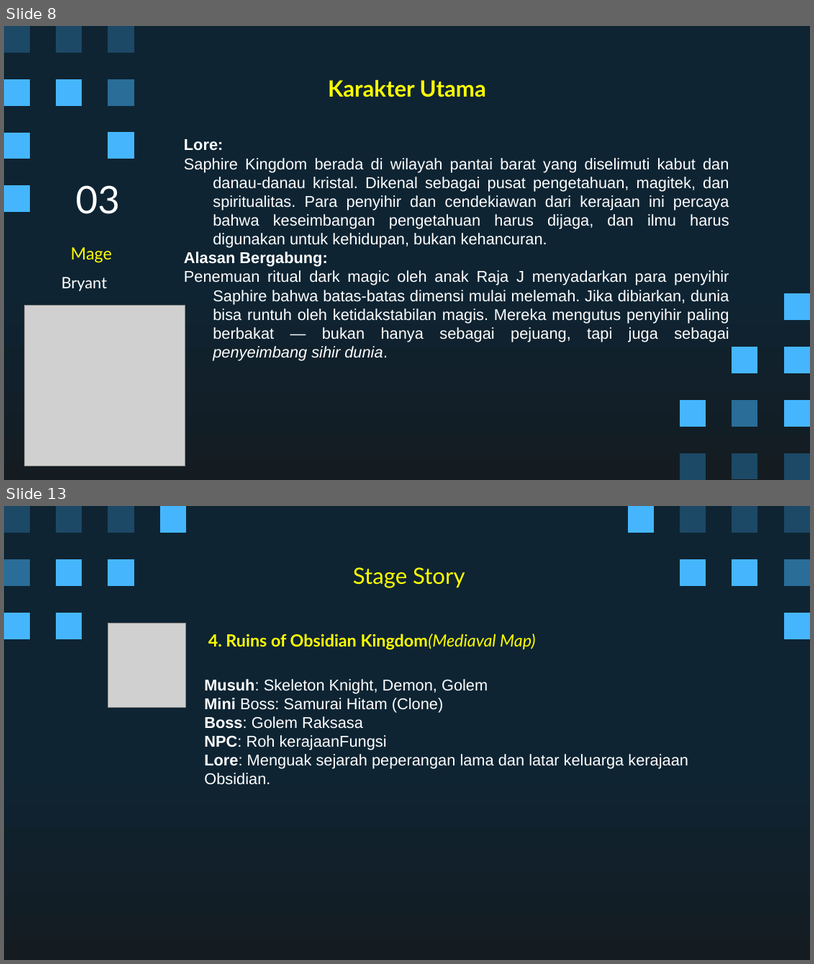
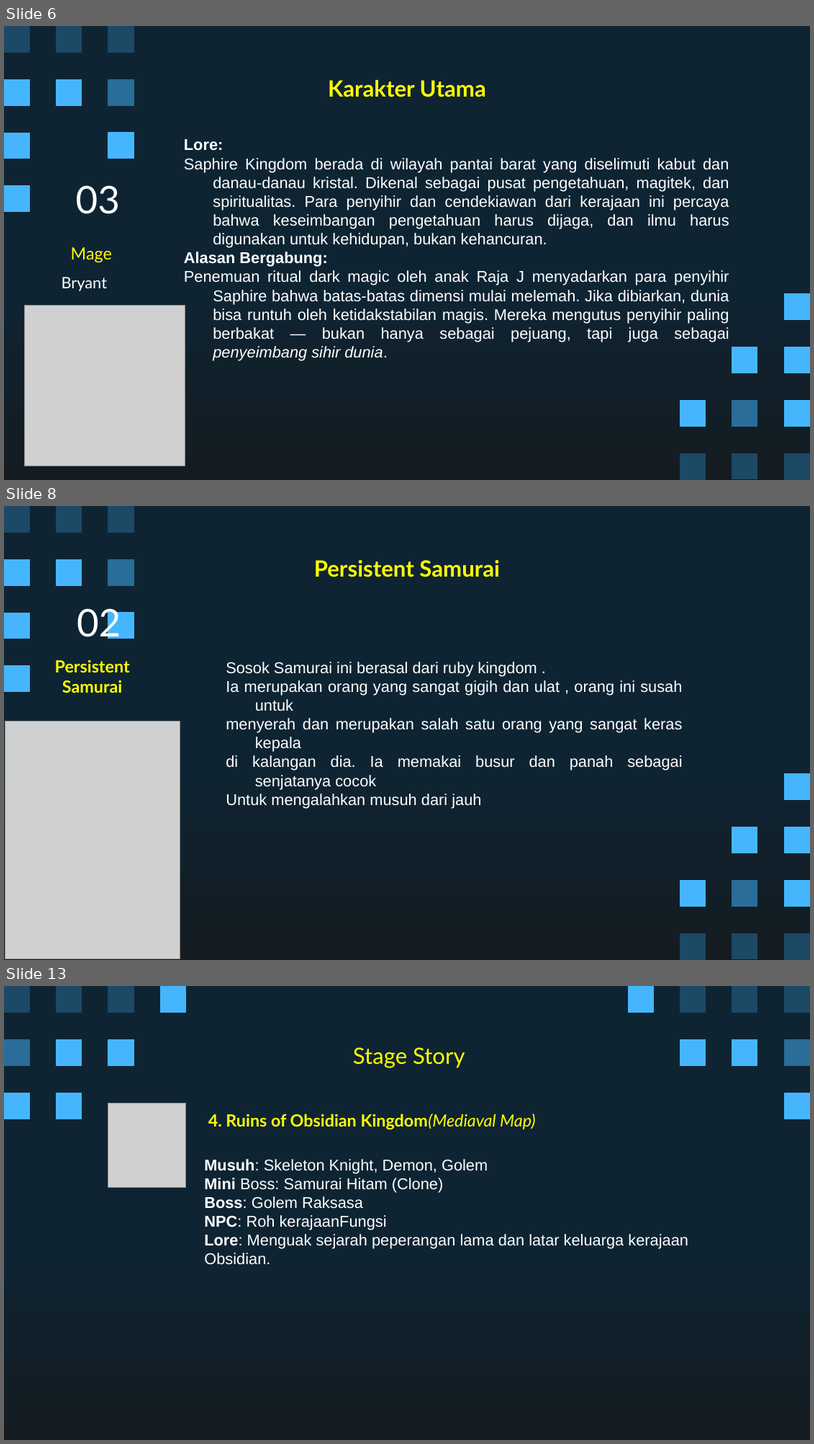
Before and after one commit to Ricardhad/gameProgProject, a slide deck: Super Pixel Vintage Gaming by Slidesgo.pptx. Shown one above the other, each under a label of ours: slides 8 and 13 before the commit, slides 6, 8 and 13 after it; the slides between them are not shown. The pictures are 814x964 and 814x1444 pixels, drawn with LibreOffice and Linux fonts; fonts in the diff are those of the drawing; grey boxes stand for pictures. Boxes give left, top, right and bottom in pixels: in the first picture for what was removed or moved away, otherwise in the second. Text is boxed around its words. In the diff, an @@ line names an element or a change of style, - is before the commit and + after.

```diff
--- a/Super Pixel Vintage Gaming by Slidesgo.pptx
+++ b/Super Pixel Vintage Gaming by Slidesgo.pptx
@@ slide 8 added at box(4, 506, 810, 960), background gradient #0E2433 to #141C21; not listed: 18 template elements that a slide beside it also shows @@
@@ title added at box(314, 560, 500, 577), 20 pt, text #FFFF00, bold @@
+Persistent Samurai
@@ title added at box(77, 608, 121, 638), 34 pt, text #FFFFFF @@
+02
@@ subtitle added at box(55, 659, 130, 692), 15 pt, text #FFFF00, bold @@
+Persistent Samurai
@@ text added at box(226, 662, 682, 808), 14 pt, text #FFFFFF @@
+Sosok Samurai ini berasal dari ruby kingdom .
+Ia merupakan orang yang sangat gigih dan ulat , orang ini susah untuk
+menyerah dan merupakan salah satu orang yang sangat keras kepala
+di kalangan dia. Ia memakai busur dan panah sebagai senjatanya cocok
+Untuk mengalahkan musuh dari jauh
@@ picture added at box(5, 721, 180, 958) @@
@@ what was slide 8 is now slide 6 @@
```
Also in this commit, not shown: 8 slides changed, 1 other slide added, 2 slides removed.
